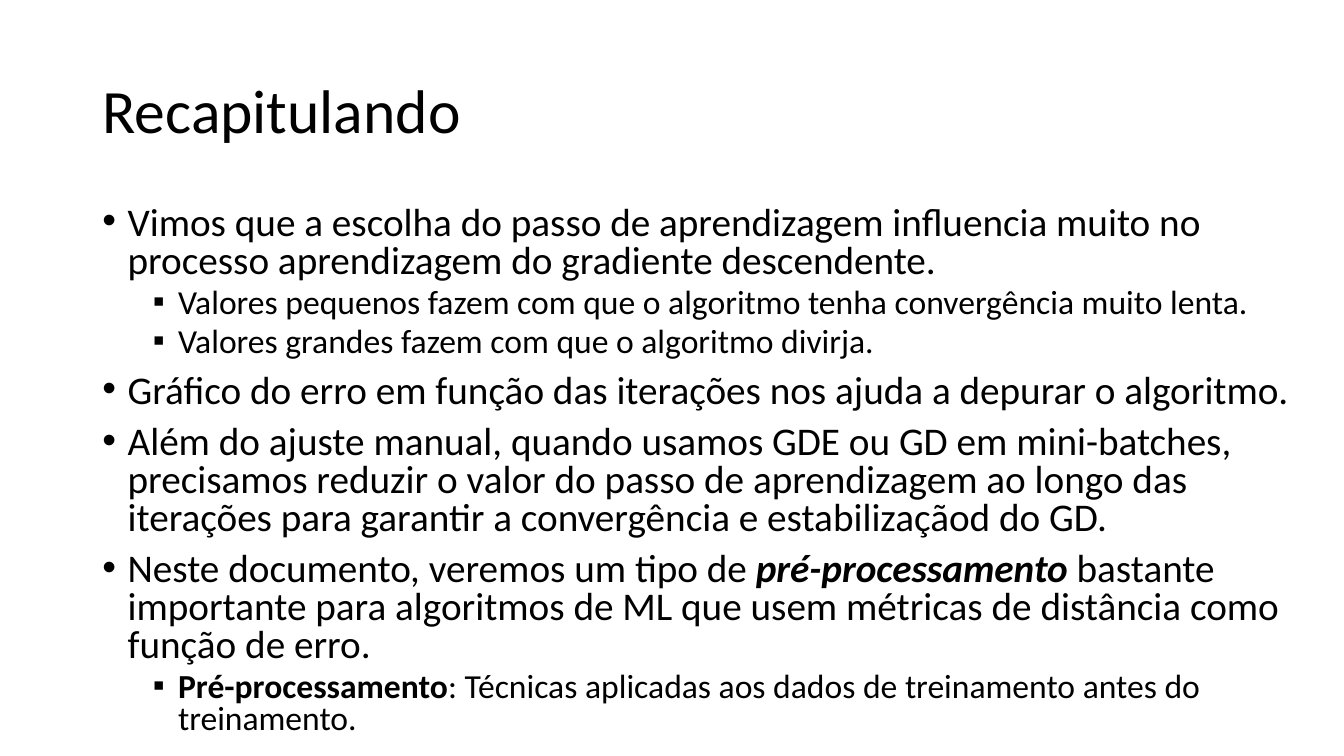
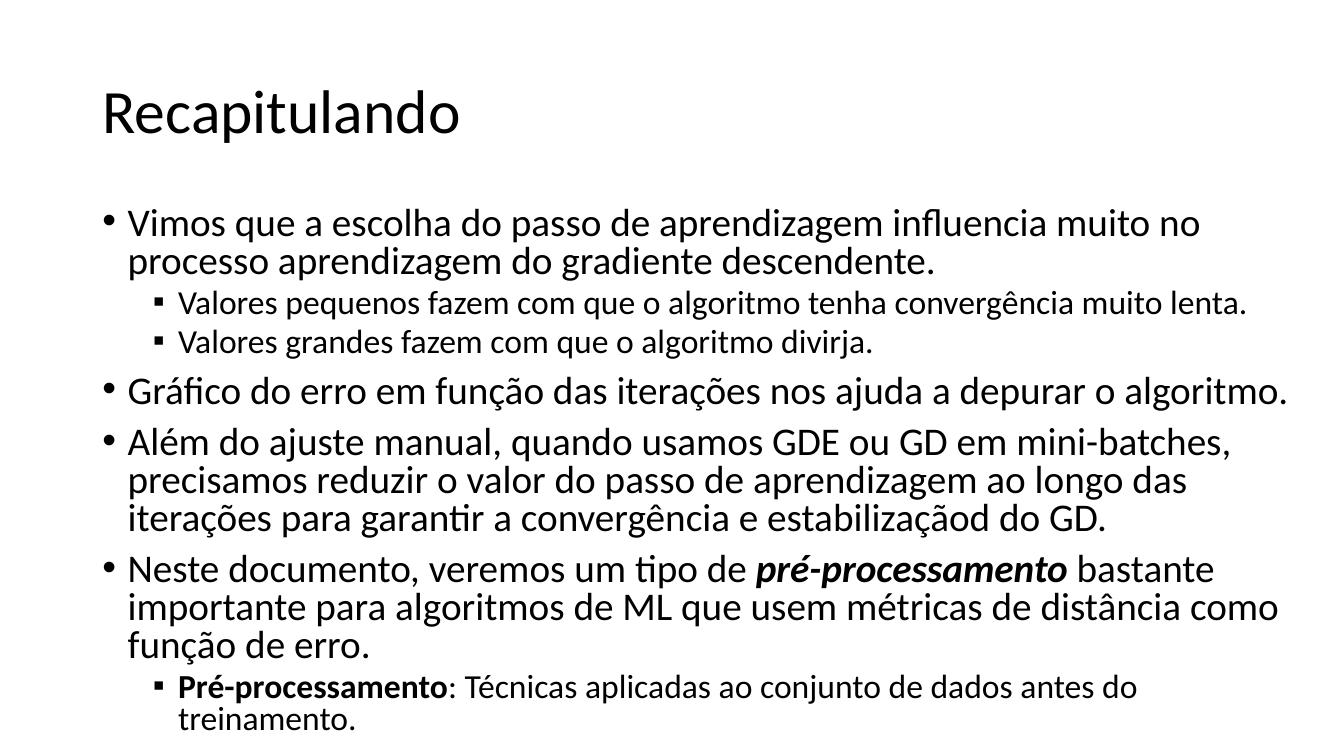
Before and after one commit to zz4fap/t319_aprendizado_de_maquina, a slide deck: slide 2 of slides/T319_Regressão_Linear (Escalonamento de Atributos).pptx. Drawn at 1344x756 pixels with LibreOffice and Linux fonts; fonts in the diff are those of the drawing. Boxes give left, top, right and bottom in pixels: in the first picture for what was removed or moved away, otherwise in the second. Text is boxed around its words. In the diff, an @@ line names an element or a change of style, - is before the commit and + after.

```diff
--- a/slides/T319_Regressão_Linear (Escalonamento de Atributos).pptx
+++ b/slides/T319_Regressão_Linear (Escalonamento de Atributos).pptx
@@ text at (178,674,1137,731): text changed @@
-  ▪ Pré-processamento: Técnicas aplicadas aos dados de treinamento antes do treinamento.
+  ▪ Pré-processamento: Técnicas aplicadas ao conjunto de dados antes do treinamento.
```
Also in this commit, not shown: 9 other slides changed, 5 slides added, 1 other file.
